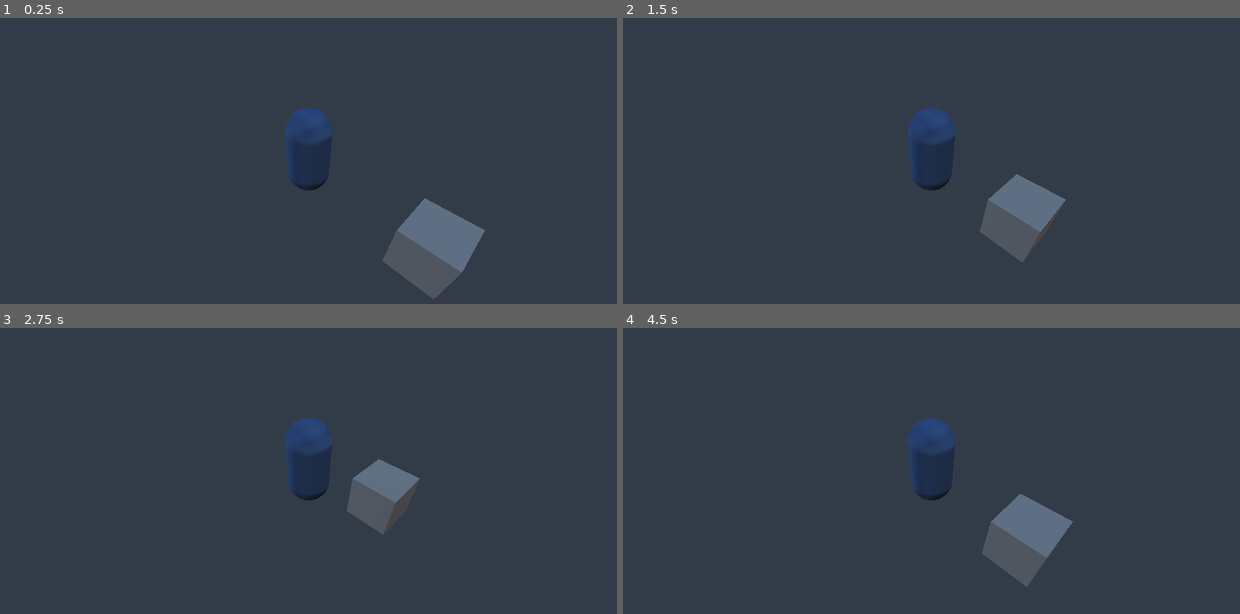
Above: before the commit, frames 1-4 (two rows, left to right).
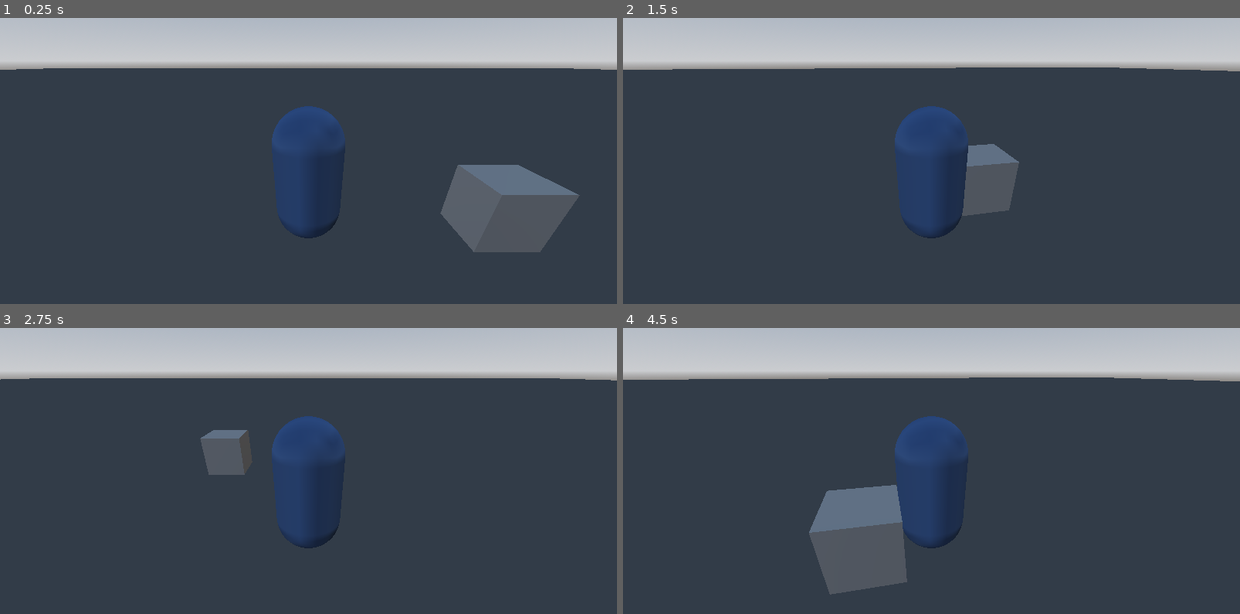
Above: after the commit, the same moments.

Repository: tmrupp/GGJ2026
Game: Godot game, scene res://scenes/tom.tscn
Same seed, same stepped clock (60 frames per second), same inputs: the game is played once before the commit and once after it.
Inputs:
- Up to frame 1 (0.25 s): no input
- Up to frame 2 (1.5 s): tap Enter at 0.5 s; hold D (Right) 0.53-1.28 s; tap Q (Clockwise, bound only after the commit) at 0.6 s; tap E (CounterClockwise, bound only after the commit) at 0.8, 1.35 s; hold S (Back) from 1.28 s (still down)
- Up to frame 3 (2.75 s): tap Q (Clockwise, bound only after the commit) at 1.55, 2.1 s; release S (Back) at 2.03 s; hold D (Right) from 2.03 s (still down); tap E (CounterClockwise, bound only after the commit) at 2.3 s
- Up to frame 4 (4.5 s): release D (Right) at 2.78 s; hold W (Forward) 2.78-3.53 s; tap E (CounterClockwise, bound only after the commit) at 2.85, 3.8, 4.35 s; tap Q (Clockwise, bound only after the commit) at 3.05, 3.6 s; hold A (Left) from 3.53 s (still down)

The runs differ from the first frame. In frame 1, 27% of the frame differs, in the area x 0-100%, y 0-99%; in frame 2, 24%; in frame 3, 22%; in frame 4, 27%.

Commit message:
camera rotation and charater movement based on that shit

Diff:
--- a/project.godot
+++ b/project.godot
@@ -37,6 +37,16 @@
 "events": [Object(InputEventKey,"resource_local_to_scene":false,"resource_name":"","device":-1,"window_id":0,"alt_press …(192 unchanged characters)…
 ]
 }
+Clockwise={
+"deadzone": 0.2,
+"events": [Object(InputEventKey,"resource_local_to_scene":false,"resource_name":"","device":-1,"window_id":0,"alt_pressed":false,"shift_pressed":false,"ctrl_pressed":false,"meta_pressed":false,"pressed":false,"keycode":0,"physical_keycode":81,"key_label":0,"unicode":113,"location":0,"echo":false,"script":null)
+]
+}
+CounterClockwise={
+"deadzone": 0.2,
+"events": [Object(InputEventKey,"resource_local_to_scene":false,"resource_name":"","device":-1,"window_id":0,"alt_pressed":false,"shift_pressed":false,"ctrl_pressed":false,"meta_pressed":false,"pressed":false,"keycode":0,"physical_keycode":69,"key_label":0,"unicode":101,"location":0,"echo":false,"script":null)
+]
+}
 
 [rendering]
 
--- a/scenes/tom.tscn
+++ b/scenes/tom.tscn
@@ -62,4 +62,4 @@
 shape = SubResource("CapsuleShape3D_jvnnc")
 
 [node name="Camera3D" type="Camera3D" parent="CharacterBody3D"]
-transform = Transform3D(0.7071067, -0.49999997, 0.49999994, 0, 0.70710677, 0.7071067, -0.7071067, -0.49999997, 0.49999994, 3, 3, 3)
+transform = Transform3D(1, 0, 0, 0, 0.8660254, 0.5, 0, -0.5, 0.8660254, 0, 1.5, 3)
--- a/scripts/character_controller.gd
+++ b/scripts/character_controller.gd
@@ -1,11 +1,18 @@
 extends CharacterBody3D
 
-var speed = 1.0
+var speed = 5.0
+var turn_speed = .05
+
 var direction: Vector2
+var turn: float
+@onready var cam = $Camera3D
 
 func _input(_event: InputEvent) -> void:
 	direction = Input.get_vector("Left", "Right", "Forward", "Back")
+	turn = Input.get_axis("CounterClockwise", "Clockwise")
+
 
 func _physics_process(delta: float) -> void:
-	velocity = Vector3(direction.x, 0.0, direction.y)  * speed
+	velocity = Vector3(direction.x, 0.0, direction.y).rotated(Vector3.UP, rotation.y) * speed
+	rotate(Vector3(0, 1, 0), turn*turn_speed)
 	move_and_slide()
